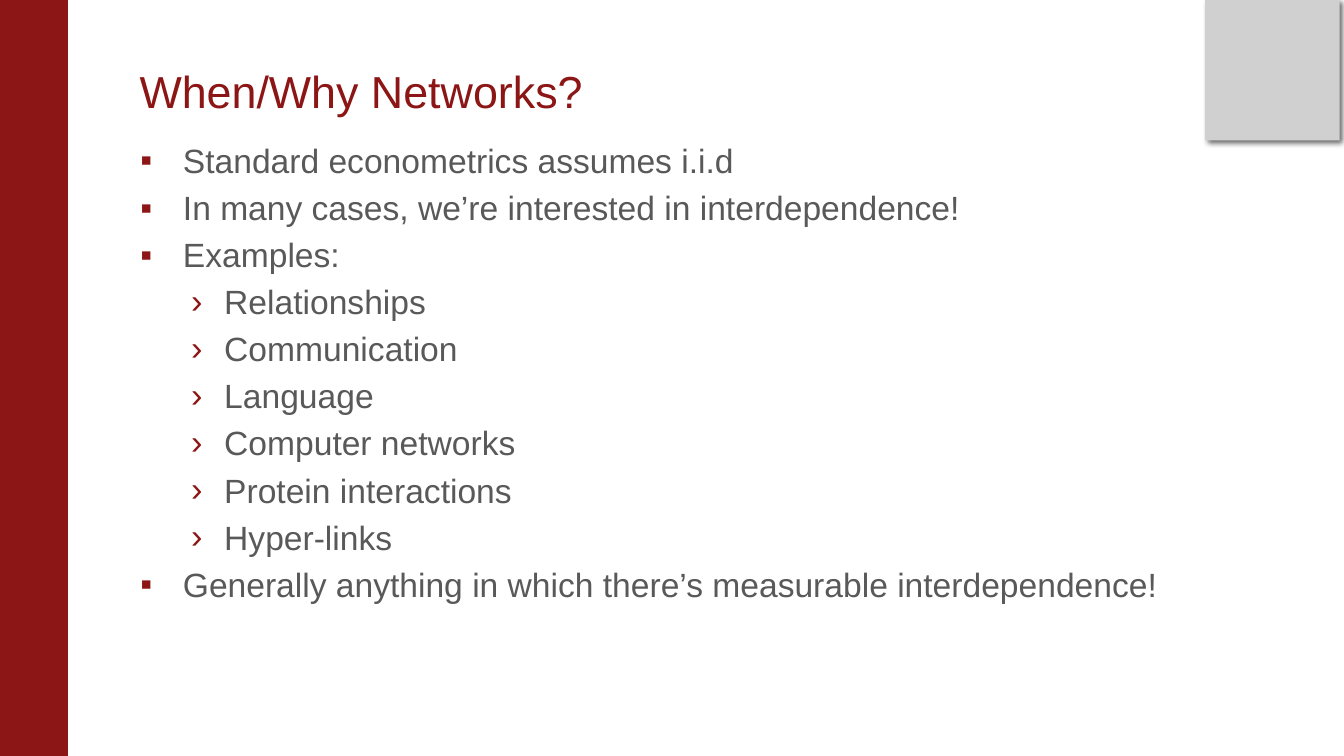
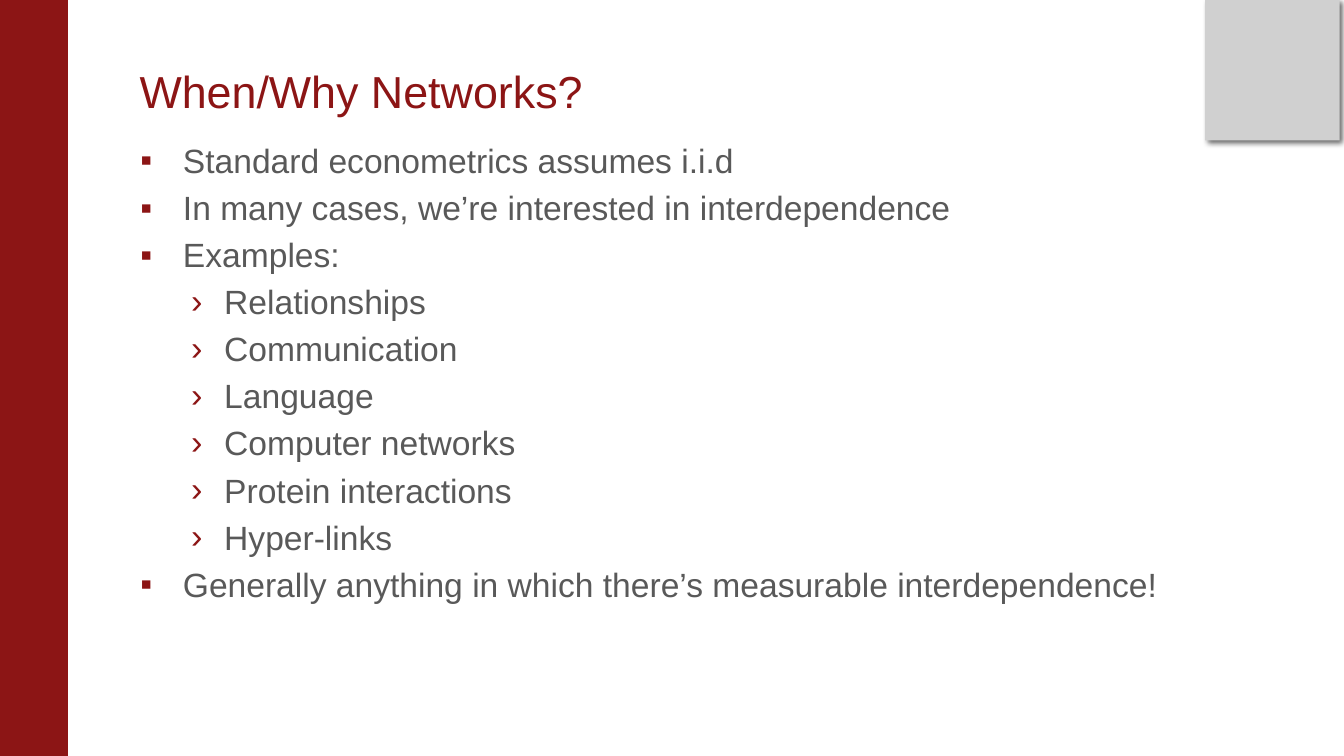
Before and after one commit to AustinVL/SICSS_2019_Flash_Talk, a slide deck: slide 5 of FlashTalk.pptx. Drawn at 1344x756 pixels with LibreOffice and Linux fonts; fonts in the diff are those of the drawing; grey boxes stand for pictures; background and template pictures are left out. Boxes give left, top, right and bottom in pixels: in the first picture for what was removed or moved away, otherwise in the second. Text is boxed around its words. In the diff, an @@ line names an element or a change of style, - is before the commit and + after.

```diff
--- a/FlashTalk.pptx
+++ b/FlashTalk.pptx
@@ text at (183,195,950,226): text changed @@
-  ▪ In many cases, we’re interested in interdependence!
+  ▪ In many cases, we’re interested in interdependence
```
Also in this commit, not shown: 5 other slides changed, 2 slides added, 1 other file.
